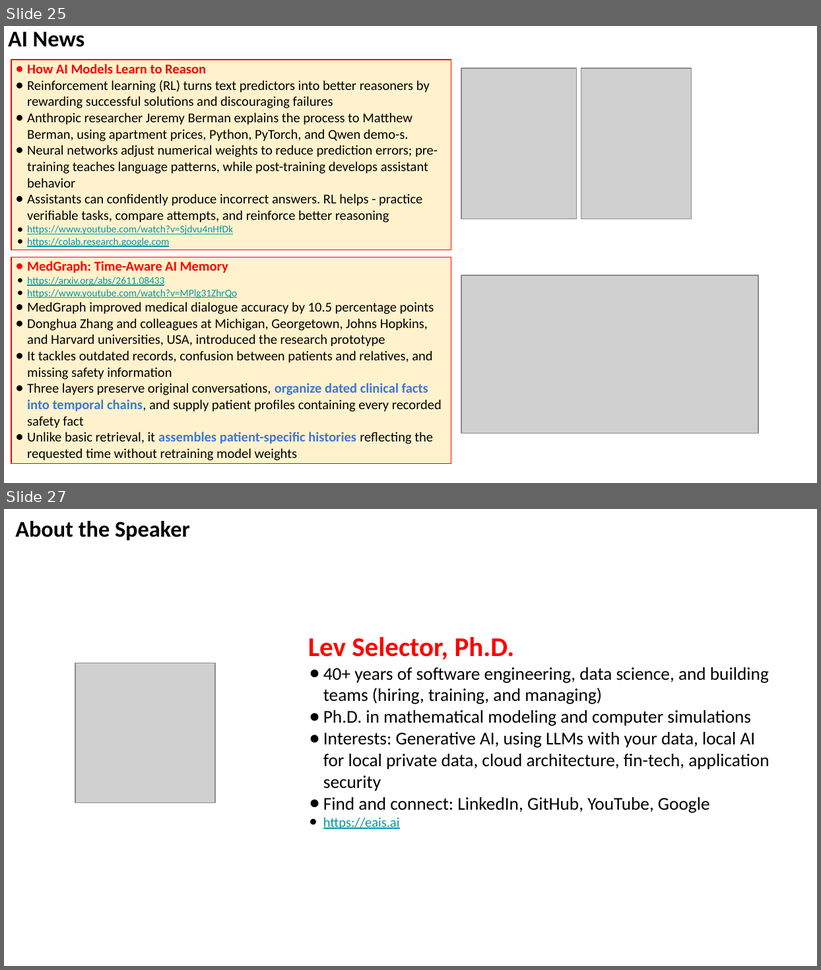
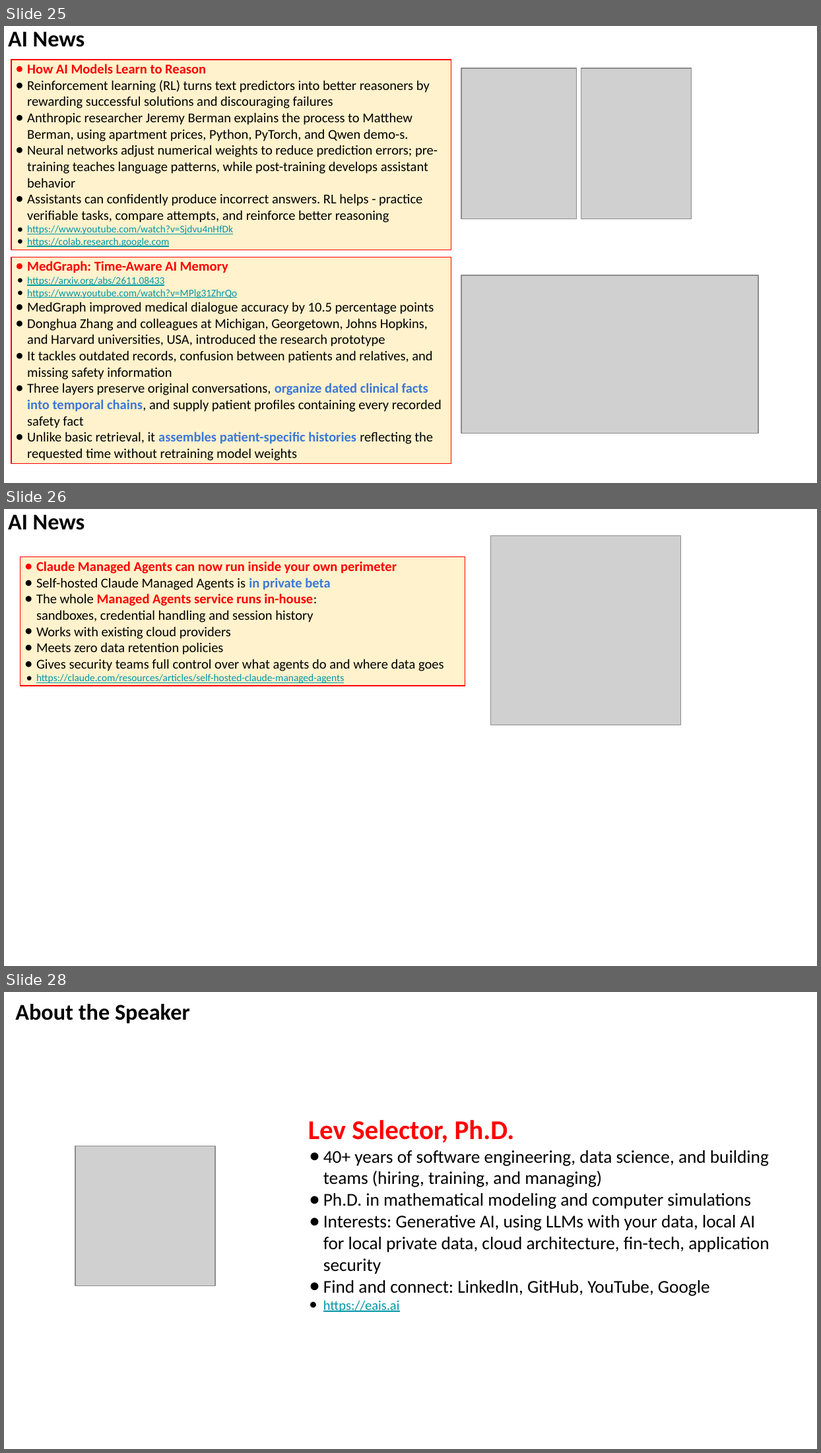
Before and after one commit to lselector/seminar, a slide deck: 2026/2026-11-13-AI-News.pptx. Shown one above the other, each under a label of ours: slides 25 and 27 before the commit, slides 25, 26 and 28 after it; the slides between them are not shown. The pictures are 821x970 and 821x1453 pixels, drawn with LibreOffice and Linux fonts; fonts in the diff are those of the drawing; grey boxes stand for pictures. Boxes give left, top, right and bottom in pixels: in the first picture for what was removed or moved away, otherwise in the second. Text is boxed around its words. In the diff, an @@ line names an element or a change of style, - is before the commit and + after.

```diff
--- a/2026/2026-11-13-AI-News.pptx
+++ b/2026/2026-11-13-AI-News.pptx
@@ slide 26 added at [4,509,817,966], background #FFFFFF @@
@@ text added at [8,514,85,530], 20 pt, text #000000, bold @@
+AI News
@@ picture added at [490,536,680,725] @@
@@ rectangle added at [20,557,465,687], fill #FFF2CC, outline #FF0000 0.75 pt, 12 pt, text #000000 @@
+● Claude Managed Agents can now run inside your own perimeter
+● Self-hosted Claude Managed Agents is in private beta
+● The whole Managed Agents service runs in-house:
+  sandboxes, credential handling and session history
+● Works with existing cloud providers
+● Meets zero data retention policies
+● Gives security teams full control over what agents do and where data goes
+● https://claude.com/resources/articles/self-hosted-claude-managed-agents
@@ what was slide 27 is now slide 28 @@
```
Also in this commit, not shown: 5 slides changed.
